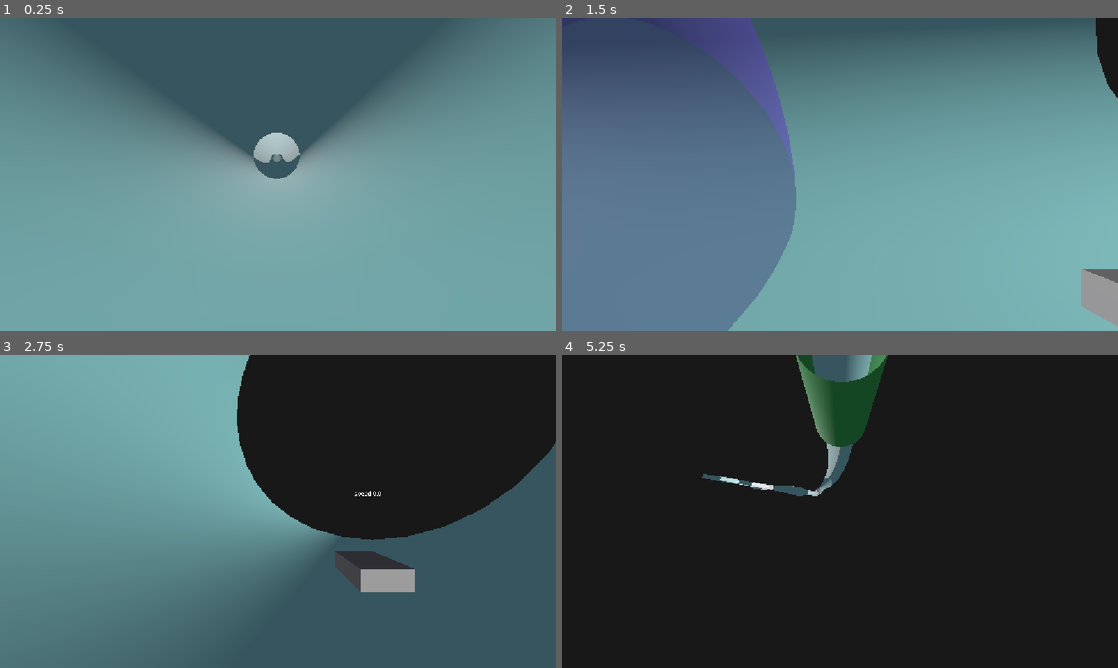
Above: before the commit, frames 1-4 (two rows, left to right).
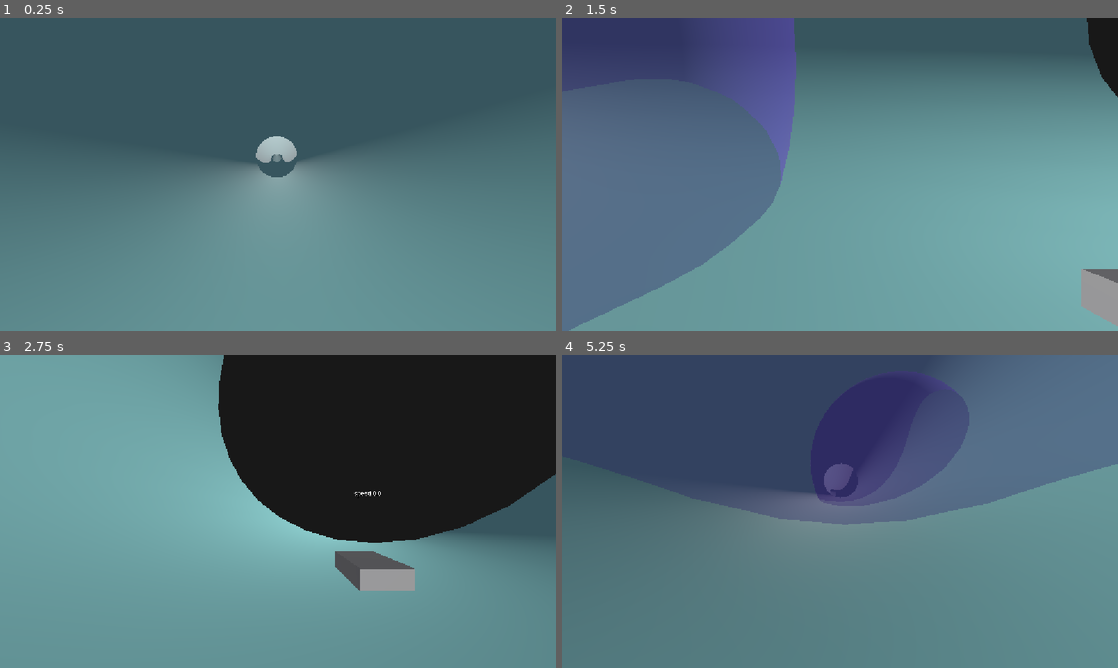
Above: after the commit, the same moments.

Repository: eternaldensity/pipe-survivor
Game: Godot game, scene res://main.tscn
Same seed, same stepped clock (60 frames per second), same inputs: the game is played once before the commit and once after it.
Inputs:
- Up to frame 1 (0.25 s): no input
- Up to frame 2 (1.5 s): tap Enter (ui_accept) at 0.5, 0.77 s; hold Right (ui_right) 0.53-1.28 s; hold Down (ui_down) from 1.28 s (still down)
- Up to frame 3 (2.75 s): tap Enter (ui_accept) at 1.52 s; release Down (ui_down) at 2.03 s; hold Right (ui_right) from 2.03 s (still down)
- Up to frame 4 (5.25 s): release Right (ui_right) at 2.78 s; hold Up (ui_up) 2.78-3.53 s; tap Enter (ui_accept) at 3.02, 3.77, 4.52 s; hold Left (ui_left) 3.53-5.03 s; hold Down (ui_down) from 5.03 s (still down)

The runs differ from the first frame. In frame 1, 56% of the frame differs, in the area x 0-100%, y 0-100%; in frame 2, 10%; in frame 3, 42%; in frame 4, 99%.

Commit message:
Redesign main level layout and signage

Diff:
--- a/main.gd
+++ b/main.gd
@@ -4,46 +4,68 @@
 @export var bend_section : PackedScene
 
 var junction_section : PackedScene
+var rest_zone_scene  : PackedScene
+var sign_scene       : PackedScene
+var crafting_ui_scene: PackedScene
 
 func _ready() -> void:
-	junction_section = load("res://JunctionPipeSection.tscn")
-	network.add_section(straight_section, {})
-	network.add_section(bend_section, {"bend_angle": 10.0, "roll_angle": 180.0, "length": 300.0})
-	network.add_section(straight_section, { "exit_radius": 6.0 })   # tapers down
+	junction_section   = load("res://JunctionPipeSection.tscn")
+	rest_zone_scene    = load("res://RestZone.tscn")
+	sign_scene         = load("res://Sign.tscn")
+	crafting_ui_scene  = load("res://CraftingUI.tscn")
+
+	# ── Opening: wide chamber that tapers down ────────────────────────────
+	network.add_section(straight_section, { "entry_radius": 20.0, "exit_radius": 10.0, "length": 120.0 })
+
+	# ── First bend (gentle, 10°) ──────────────────────────────────────────
+	network.add_section(bend_section, { "bend_angle": 10.0, "roll_angle": 180.0, "length": 300.0 })
+
+	# ── Narrow challenge section (radius 6) ────────────────────────────────
+	network.add_section(straight_section, { "exit_radius": 6.0 })   # tapers 10 -> 6
 	network.add_section(straight_section, { "entry_radius": 6.0, "exit_radius": 6.0, "length": 60.0 })
-	network.add_section(straight_section, { "entry_radius": 6.0 })   # widens back out
-	network.add_section(straight_section, {})
-	network.add_section(bend_section, {"bend_angle": 45.0})
-	network.add_section(straight_section, { "exit_radius": 20.0, "length": 40.0 })   # rapidly widens
-	network.add_section(straight_section, { "entry_radius": 20.0, "exit_radius": 10.0, "length": 200.0 })   # tapers back to junction radius
-	# Phase 2: a trident junction (trunk + two branches), each with a continuation.
-	var j := network.add_section(junction_section, {"trunk_length": 60.0, "branch_angle": 30.0, "tube_radius": 10.0})
+	network.add_section(straight_section, { "entry_radius": 6.0 })   # widens 6 -> 10
 
-	# Signage before the junction (Phase 3).
-	var sign = load("res://Sign.tscn").instantiate()
+	# ── Mid straight with a rest zone ─────────────────────────────────────
+	var mid_straight := network.add_section(straight_section, { "length": 100.0 })
+	# Rest zone placed at the end of the mid straight.
+	var rest_zone = rest_zone_scene.instantiate()
+	rest_zone.position = mid_straight.exit.global_position
+	rest_zone.rotation = mid_straight.exit.global_rotation
+	add_child(rest_zone)
+
+	# ── Second bend (45°) then a wide section ─────────────────────────────
+	network.add_section(bend_section, { "bend_angle": 45.0, "length": 100.0, "tube_radius": 10.0 })
+	network.add_section(straight_section, { "exit_radius": 20.0, "length": 40.0 })   # widens 10 -> 20
+	network.add_section(straight_section, { "entry_radius": 20.0, "exit_radius": 10.0, "length": 200.0 })  # tapers to 10
+
+	# ── Trident junction ──────────────────────────────────────────────────
+	var j := network.add_section(junction_section, { "trunk_length": 60.0, "branch_angle": 30.0, "tube_radius": 10.0 })
+
+	# Signage before the junction.
+	var sign = sign_scene.instantiate()
 	sign.text = "JUNCTION AHEAD"
+	sign.branch_color = Color(0.3, 0.6, 1.0)
 	sign.position = j.entry.global_position - j.global_transform.basis.z * 15.0 + Vector3(0.0, 8.0, 0.0)
 	add_child(sign)
-	var trunk := network.add_section(straight_section, {"length": 80.0, "entry_radius": 10.0, "exit_radius": 10.0}, j, 0)
-	var left  := network.add_section(straight_section, {"length": 80.0, "entry_radius": 10.0, "exit_radius": 10.0}, j, 1)
-	var right := network.add_section(straight_section, {"length": 80.0, "entry_radius": 10.0, "exit_radius": 10.0}, j, 2)
 
-	# Trunk continuation: a gentle bend then a long straight.
-	network.add_section(bend_section, {"bend_angle": 25.0, "length": 150.0, "tube_radius": 10.0}, trunk, 0)
-	network.add_section(straight_section, {"length": 200.0, "entry_radius": 10.0, "exit_radius": 10.0})
-	# Rest zone in the first straight pipe (reachable without steering).
-	var rest_zone = load("res://RestZone.tscn").instantiate()
-	rest_zone.position = Vector3(0.0, 0.0, 0.0)
-	rest_zone.rotation = Vector3.ZERO
-	add_child(rest_zone)
+	# ── Three paths, each with a continuation ─────────────────────────────
+	var trunk := network.add_section(straight_section, { "length": 80.0, "entry_radius": 10.0, "exit_radius": 10.0 }, j, 0)
+	var left  := network.add_section(straight_section, { "length": 80.0, "entry_radius": 10.0, "exit_radius": 10.0 }, j, 1)
+	var right := network.add_section(straight_section, { "length": 80.0, "entry_radius": 10.0, "exit_radius": 10.0 }, j, 2)
 
-	# Crafting UI overlay (Phase 3 placeholder).
-	var crafting_ui = load("res://CraftingUI.tscn").instantiate()
+	# Trunk path: gentle bend then a long straight.
+	network.add_section(bend_section, { "bend_angle": 25.0, "length": 150.0, "tube_radius": 10.0 }, trunk, 0)
+	network.add_section(straight_section, { "length": 200.0, "entry_radius": 10.0, "exit_radius": 10.0 })
+
+	# Left branch path.
+	network.add_section(bend_section, { "bend_angle": 20.0, "length": 120.0, "tube_radius": 10.0 }, left, 0)
+	network.add_section(straight_section, { "length": 150.0, "entry_radius": 10.0, "exit_radius": 10.0 })
+
+	# Right branch path (mirrored bend).
+	network.add_section(bend_section, { "bend_angle": 20.0, "length": 120.0, "tube_radius": 10.0, "roll_angle": 180.0 }, right, 0)
+	network.add_section(straight_section, { "length": 150.0, "entry_radius": 10.0, "exit_radius": 10.0 })
+
+	# ── Crafting UI overlay ───────────────────────────────────────────────
+	var crafting_ui = crafting_ui_scene.instantiate()
 	add_child(crafting_ui)
 	crafting_ui.bind_vehicle($Vehicle)
-	# Left branch continuation.
-	network.add_section(bend_section, {"bend_angle": 20.0, "length": 120.0, "tube_radius": 10.0}, left, 0)
-	network.add_section(straight_section, {"length": 150.0, "entry_radius": 10.0, "exit_radius": 10.0})
-	# Right branch continuation (mirrored bend via roll 180).
-	network.add_section(bend_section, {"bend_angle": 20.0, "length": 120.0, "tube_radius": 10.0, "roll_angle": 180.0}, right, 0)
-	network.add_section(straight_section, {"length": 150.0, "entry_radius": 10.0, "exit_radius": 10.0})
--- a/sign.gd
+++ b/sign.gd
@@ -4,11 +4,18 @@
 
 @export var text: String = "SIGN"
 @export var color: Color = Color(1.0, 1.0, 1.0)
+@export var branch_color: Color = Color(0.7, 0.7, 0.75)
 
 @onready var label: Label3D = $Label3D
+@onready var indicator: MeshInstance3D = $Indicator
 
 func _ready() -> void:
 	if label:
 		label.text = text
 		label.modulate = color
 		label.billboard = BaseMaterial3D.BILLBOARD_ENABLED
+	if indicator:
+		var mat := StandardMaterial3D.new()
+		mat.albedo_color = branch_color
+		mat.shading_mode = BaseMaterial3D.SHADING_MODE_UNSHADED
+		indicator.material_override = mat
